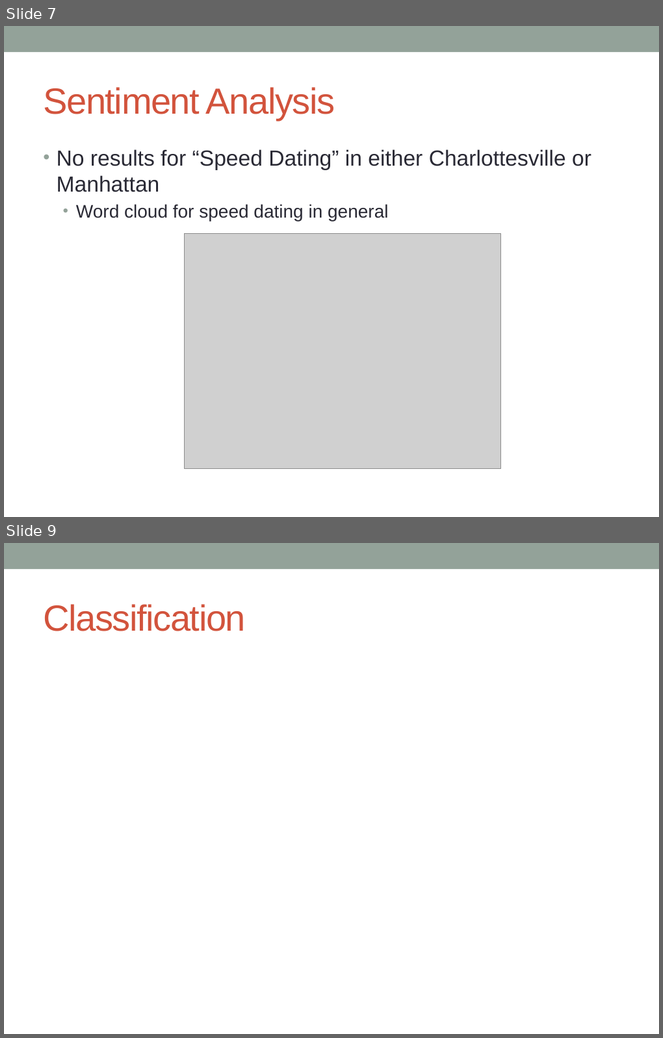
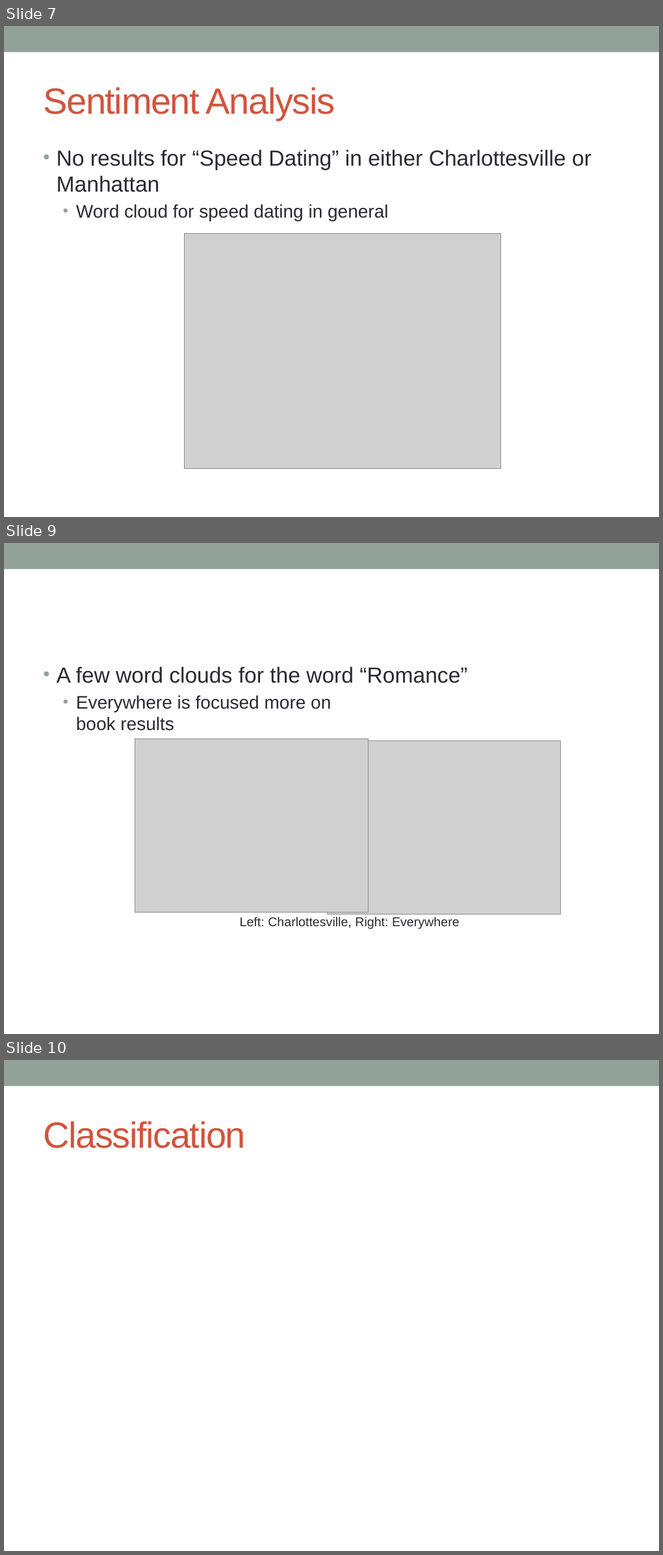
Before and after one commit to jonathanbae/4559Project1, a slide deck: baej.lih.project-1.pptx. Shown one above the other, each under a label of ours: slides 7 and 9 before the commit, slides 7, 9 and 10 after it; the slides between them are not shown. The pictures are 663x1038 and 663x1555 pixels, drawn with LibreOffice and Linux fonts; fonts in the diff are those of the drawing; grey boxes stand for pictures. Boxes give left, top, right and bottom in pixels: in the first picture for what was removed or moved away, otherwise in the second. Text is boxed around its words. In the diff, an @@ line names an element or a change of style, - is before the commit and + after.

```diff
--- a/baej.lih.project-1.pptx
+++ b/baej.lih.project-1.pptx
@@ slide 9 added at bbox=[4, 543, 659, 1034], background #FFFFFF; not listed: 1 template element that a slide beside it also shows @@
@@ text added at bbox=[57, 667, 467, 731], 20 pt, text #292934 @@
+• A few word clouds for the word “Romance”
+  • Everywhere is focused more on
+    book results
@@ picture added at bbox=[135, 739, 368, 913] @@
@@ picture added at bbox=[328, 741, 561, 915] @@
@@ picture added at bbox=[295, 794, 451, 910] @@
@@ text added at bbox=[240, 917, 460, 929], 14 pt, text #292934 @@
+Left: Charlottesville, Right: Everywhere
@@ what was slide 9 is now slide 10 @@
```
Also in this commit, not shown: 1 slide changed, 2 other files.
